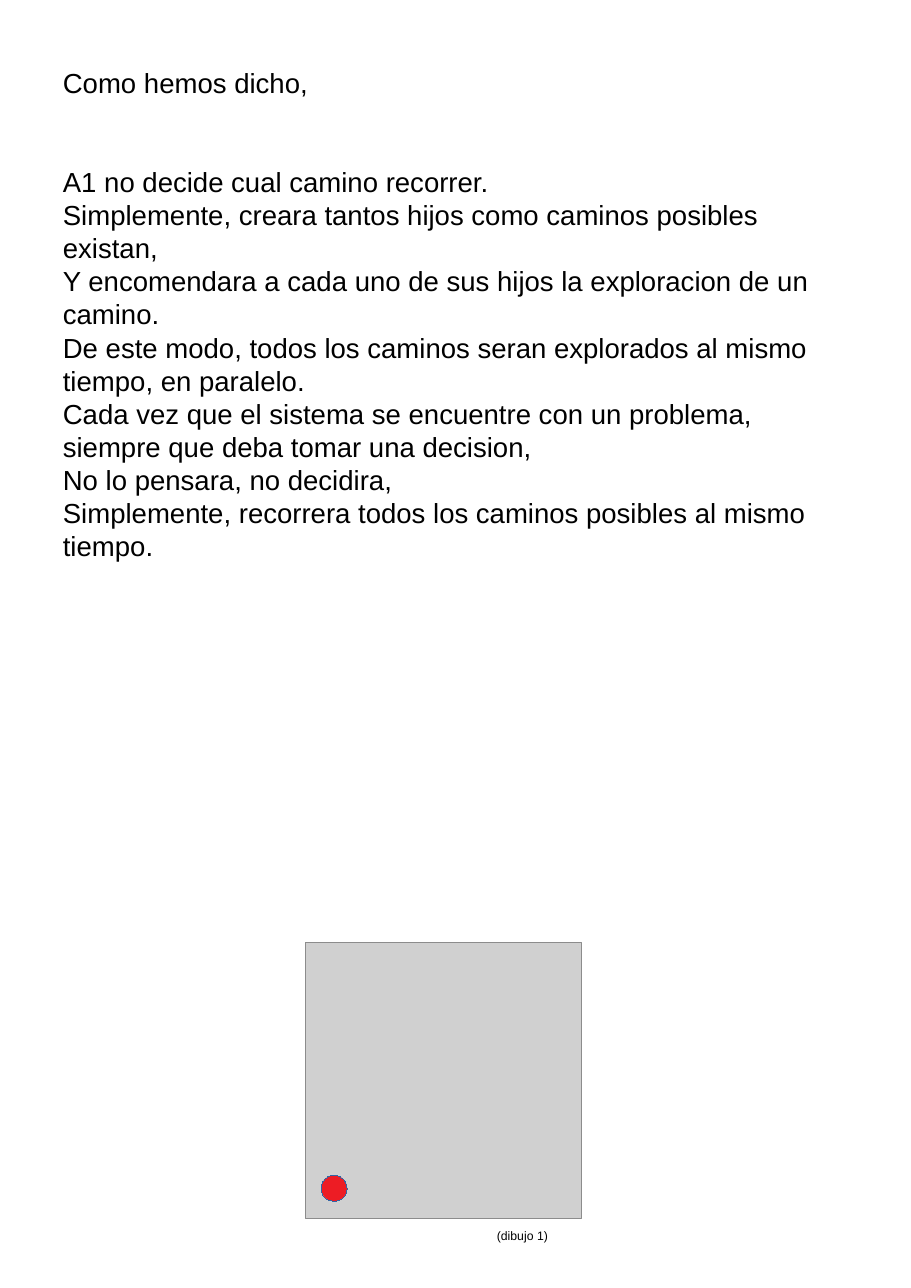
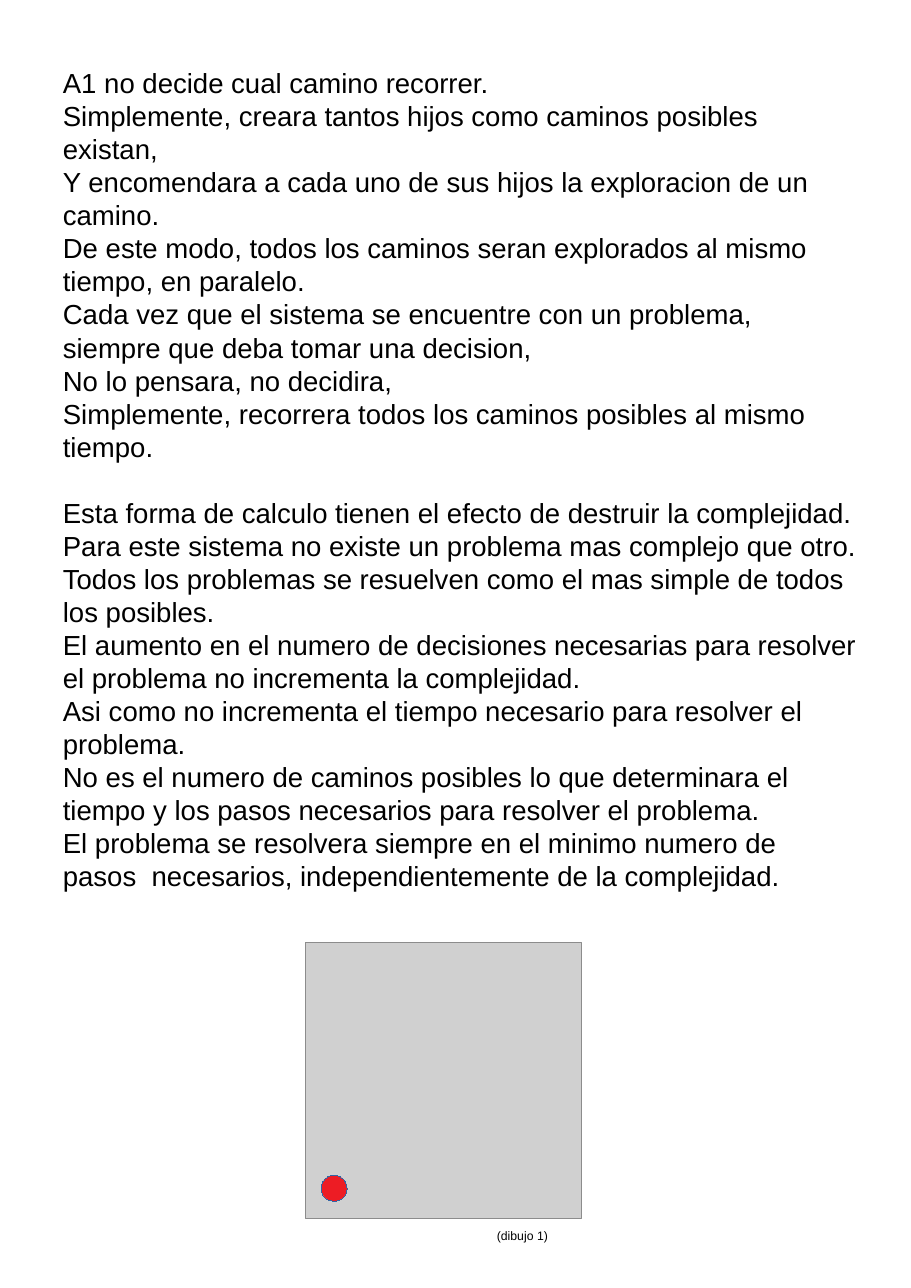
Before and after one commit to fabhrius/La-Cosa, a slide deck: slide 6 of potencia.odp. Drawn at 911x1288 pixels with LibreOffice and Linux fonts; fonts in the diff are those of the drawing; grey boxes stand for pictures. Boxes give left, top, right and bottom in pixels: in the first picture for what was removed or moved away, otherwise in the second. Text is boxed around its words. In the diff, an @@ line names an element or a change of style, - is before the commit and + after.

```diff
--- a/potencia.odp
+++ b/potencia.odp
@@ text at (63,73,307,97): paragraph removed @@
-Como hemos dicho,
@@ text at (63,503,856,892): paragraphs added @@
+Esta forma de calculo tienen el efecto de destruir la complejidad.
+Para este sistema no existe un problema mas complejo que otro.
+Todos los problemas se resuelven como el mas simple de todos los posibles.
+El aumento en el numero de decisiones necesarias para resolver el problema no incrementa la complejidad.
+Asi como no incrementa el tiempo necesario para resolver el problema.
+No es el numero de caminos posibles lo que determinara el tiempo y los pasos necesarios para resolver el problema.
+El problema se resolvera siempre en el minimo numero de pasos necesarios, independientemente de la complejidad.
```
Also in this commit, not shown: 58 other files.
